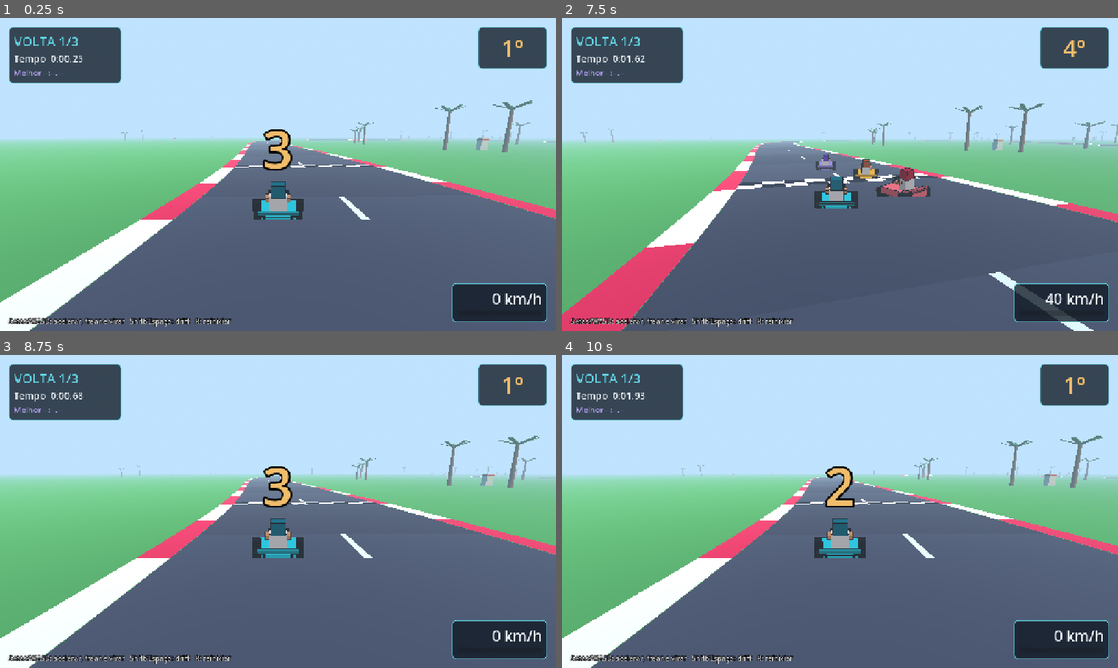
Above: before the commit, frames 1-4 (two rows, left to right).
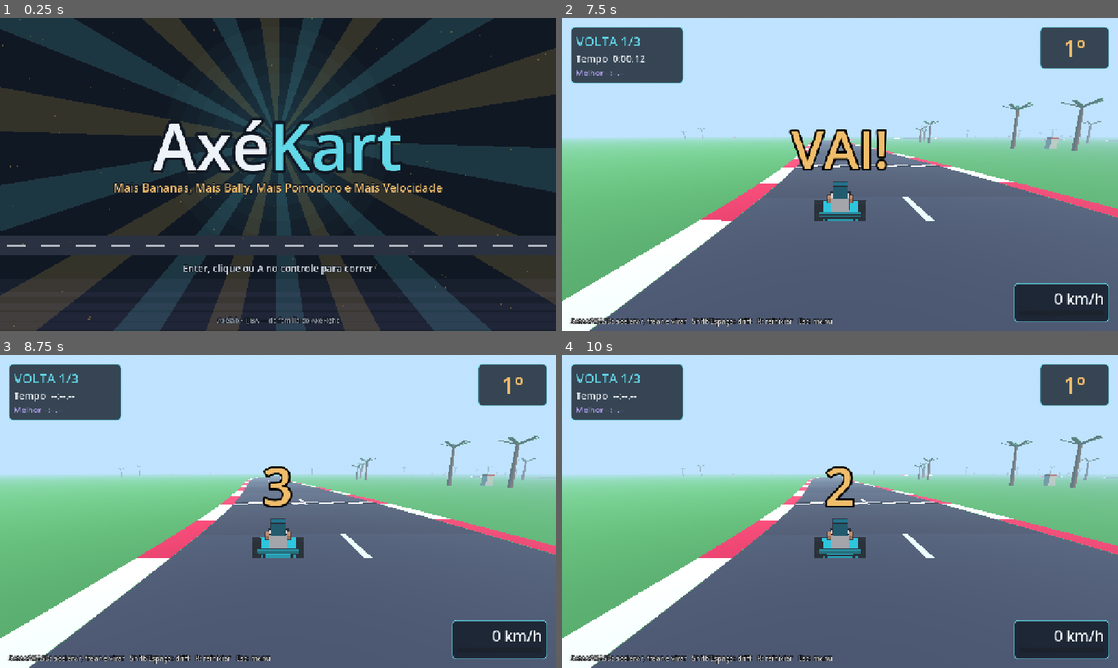
Above: after the commit, the same moments.

Repository: AbreuVin/AxeKart-World
Game: Godot game, scene res://scenes/ui/FrontEnd.tscn
Two runs of this game, one before a commit and one after it. Both use one fixed random seed, a clock stepped at 60 frames per second and the inputs below. Before the commit the project starts from res://scenes/Main.tscn.
Inputs (mouse positions are in pixels of both pictures, inside the frame that each line leads up to):
- Up to frame 1 (0.25 s): no input
- Up to frame 2 (7.5 s): tap Enter at 0.5, 3.05, 3.6 s; move the mouse to (962, 158) at 0.52 s; hold Right (direita) 0.53-1.28 s; hold Up (acelerar) 0.53-1.28 s; click (962, 158) at 0.67 s; tap Space at 0.77, 1.07, 1.52, 1.82, 2, 3.02, 3.32, 3.77, 4.07, 4.52, 4.55, 4.82, 5.1, 6.02, 6.32, 6.77, 7.07 s; tap Shift (drift) at 0.8, 1.35, 6.05 s; move the mouse to (728, 190) at 1.27 s; hold S 1.28-2.03 s; click (728, 190) at 1.42 s; tap Down (frear) at 1.55, 6.8, 7.35 s; move the mouse to (895, 105) at 2.02 s; hold Right (direita) 2.03-2.78 s; hold Down (frear) 2.03-2.78 s; click (895, 105) at 2.17 s; tap R (reiniciar) at 2.3, 2.85 s; move the mouse to (812, 237) at 2.77 s; hold W 2.78-3.53 s; click (812, 237) at 2.92 s; move the mouse to (1006, 221) at 3.52 s; hold Left (esquerda) 3.53-5.03 s; click (1006, 221) at 3.67 s; tap Keypad Enter at 3.8, 4.35 s; tap Escape at 4.15 s; move the mouse to (673, 127) at 4.27 s; click (673, 127) at 4.42 s; move the mouse to (867, 174) at 5.02 s; hold S 5.03-5.78 s; hold Up (acelerar) 5.03-5.78 s; click (867, 174) at 5.17 s; move the mouse to (756, 96) at 5.77 s; hold Right (direita) 5.78-6.53 s; tap Up (acelerar) at 5.85 s; click (756, 96) at 5.92 s; move the mouse to (962, 158) at 6.52 s; hold W 6.53-7.28 s; hold Shift (drift) 6.53-7.28 s; click (962, 158) at 6.67 s; move the mouse to (728, 190) at 7.27 s; hold Right (direita) from 7.28 s (still down); click (728, 190) at 7.42 s
- Up to frame 3 (8.75 s): tap Space at 7.52, 7.82 s; tap R (reiniciar) at 7.55 s; move the mouse to (333, 442) at 8.02 s; release Right (direita) at 8.03 s; hold S from 8.03 s (still down); hold R (reiniciar) from 8.03 s (still down); click (333, 442) at 8.17 s; tap Enter at 8.3 s
- Up to frame 4 (10 s): move the mouse to (812, 574) at 8.77 s; release S at 8.78 s; release R (reiniciar) at 8.78 s; hold Left (esquerda) 8.78-9.53 s; tap Enter at 8.85 s; click (812, 574) at 8.92 s; tap Space at 9.02, 9.32, 9.77, 9.8 s; tap Keypad Enter at 9.05, 9.6 s; move the mouse to (1006, 558) at 9.52 s; hold W from 9.53 s (still down); click (1006, 558) at 9.67 s

The runs differ from the first frame. In frame 1, 98% of the frame differs, in the area x 0-100%, y 0-100%; in frame 2, 14%; in frame 3, 0.2%; in frame 4, 0.2%.

Commit message:
Tela inicial da família do AxéFight (0.1.1)
Marca AxéKart com raios ciano e dourados, poeira e névoa em movimento,
kart passando e o subtítulo "Mais Bananas, Mais Bally, Mais Pomodoro e
Mais Velocidade". Enter/clique/toque/A iniciam; Esc volta ao menu; relógio
só corre após o VAI!. Novo test_frontend_runner no CI.

Co-Authored-By: Claude Opus 5.5 <noreply@anthropic.com>
Claude-Session: https://claude.ai/code/session_01DKNKwCZT87sHqpGDf2T2Vk

Diff:
--- a/project.godot
+++ b/project.godot
@@ -4,8 +4,8 @@
 [application]
 
 config/name="AxéKart"
-config/version="0.1.0"
-run/main_scene="res://scenes/Main.tscn"
+config/version="0.1.1"
+run/main_scene="res://scenes/ui/FrontEnd.tscn"
 config/features=PackedStringArray("4.7", "GL Compatibility")
 
 [display]
--- /dev/null
+++ b/scenes/ui/FrontEnd.tscn
@@ -0,0 +1,10 @@
+[gd_scene load_steps=2 format=3]
+
+[ext_resource type="Script" path="res://scripts/ui/front_end.gd" id="1"]
+
+[node name="FrontEnd" type="Control"]
+layout_mode = 3
+anchors_preset = 15
+anchor_right = 1.0
+anchor_bottom = 1.0
+script = ExtResource("1")
--- a/scripts/kart/kart.gd
+++ b/scripts/kart/kart.gd
@@ -77,7 +77,8 @@
 
 
 func step(delta: float) -> void:
-	race_time += delta
+	if controls_enabled:
+		race_time += delta
 	var throttle: float = input.throttle if controls_enabled else 0.0
 	var brake: float = input.brake if controls_enabled else 0.0
 	var steer: float = clampf(input.steer, -1.0, 1.0) if controls_enabled else 0.0
--- a/scripts/race/race.gd
+++ b/scripts/race/race.gd
@@ -113,6 +113,8 @@
 func _unhandled_input(event: InputEvent) -> void:
 	if event.is_action_pressed("reiniciar"):
 		get_tree().reload_current_scene()
+	elif event is InputEventKey and event.pressed and event.keycode == KEY_ESCAPE:
+		get_tree().change_scene_to_file("res://scenes/ui/FrontEnd.tscn")
 
 
 func standings() -> Array[Kart]:
--- /dev/null
+++ b/scripts/ui/front_end.gd
@@ -0,0 +1,153 @@
+class_name FrontEnd
+extends Control
+## Tela inicial do AxéKart: mesma família da tela do AxéFight
+## (marca com raios ciano e dourados, névoa/poeira leve em movimento).
+
+const TITLE_A := "Axé"
+const TITLE_B := "Kart"
+const SUBTITLE := "Mais Bananas, Mais Bally, Mais Pomodoro e Mais Velocidade"
+const RACE_SCENE := "res://scenes/Main.tscn"
+const KART_SHEET := "res://assets/karts/ciano/sprites/sheet.png"
+
+var _t := 0.0
+var _dust: Array[Vector3] = []   # x, y, velocidade
+var _kart_tex: Texture2D
+var _kart_x := -200.0
+var _starting := false
+var _rng := RandomNumberGenerator.new()
+
+
+func _ready() -> void:
+	set_anchors_preset(Control.PRESET_FULL_RECT)
+	mouse_filter = Control.MOUSE_FILTER_IGNORE
+	PlayerInput.ensure_actions()
+	_rng.seed = 7
+	for i in 70:
+		_dust.append(Vector3(_rng.randf() * 1280.0, _rng.randf() * 720.0, _rng.randf_range(8.0, 30.0)))
+	_kart_tex = load(KART_SHEET)
+
+	var title := HBoxContainer.new()
+	title.alignment = BoxContainer.ALIGNMENT_CENTER
+	title.position = Vector2(0, 190)
+	title.size = Vector2(1280, 170)
+	title.add_theme_constant_override("separation", 0)
+	add_child(title)
+	title.add_child(_title_label(TITLE_A, InterfaceTheme.TEXT))
+	title.add_child(_title_label(TITLE_B, InterfaceTheme.P1))
+
+	var sub := _label(SUBTITLE, 26, InterfaceTheme.ALERT)
+	sub.name = "Subtitle"
+	sub.position = Vector2(0, 372)
+	sub.size = Vector2(1280, 40)
+	add_child(sub)
+
+	var hint := _label("Enter, clique ou A no controle para correr", 22, InterfaceTheme.TEXT)
+	hint.name = "Hint"
+	hint.position = Vector2(0, 560)
+	hint.size = Vector2(1280, 40)
+	add_child(hint)
+
+	var credit := _label("Axélab • TJBA — da família do AxéFight", 15, Color(InterfaceTheme.TEXT, 0.6))
+	credit.position = Vector2(0, 684)
+	credit.size = Vector2(1280, 24)
+	add_child(credit)
+
+
+func _title_label(text: String, color: Color) -> Label:
+	var l := Label.new()
+	l.text = text
+	l.add_theme_font_size_override("font_size", 150)
+	l.add_theme_color_override("font_color", color)
+	l.add_theme_color_override("font_outline_color", InterfaceTheme.INK)
+	l.add_theme_constant_override("outline_size", 26)
+	l.add_theme_color_override("font_shadow_color", Color(InterfaceTheme.GOLD, 0.55))
+	l.add_theme_constant_override("shadow_offset_x", 0)
+	l.add_theme_constant_override("shadow_offset_y", 6)
+	return l
+
+
+func _label(text: String, size: int, color: Color) -> Label:
+	var l := Label.new()
+	l.text = text
+	l.horizontal_alignment = HORIZONTAL_ALIGNMENT_CENTER
+	l.add_theme_font_size_override("font_size", size)
+	l.add_theme_color_override("font_color", color)
+	l.add_theme_color_override("font_outline_color", InterfaceTheme.INK)
+	l.add_theme_constant_override("outline_size", 8)
+	return l
+
+
+func _process(delta: float) -> void:
+	_t += delta
+	for i in _dust.size():
+		var d := _dust[i]
+		d.x += d.z * delta
+		d.y -= d.z * 0.3 * delta
+		if d.x > 1290.0 or d.y < -10.0:
+			d = Vector3(-10.0, _rng.randf() * 720.0, d.z)
+		_dust[i] = d
+	_kart_x += 260.0 * delta
+	if _kart_x > 1480.0:
+		_kart_x = -260.0
+	var hint := get_node_or_null("Hint")
+	if hint:
+		hint.modulate.a = 0.55 + 0.45 * sin(_t * 3.0)
+	queue_redraw()
+
+
+func _draw() -> void:
+	# fundo: tinta do Axé Fight com leve degradê
+	draw_rect(Rect2(0, 0, 1280, 720), InterfaceTheme.INK)
+	var center := Vector2(640, 280)
+	# raios ciano e dourados girando atrás da marca
+	var rays := 18
+	for i in rays:
+		var a0 := _t * 0.12 + TAU * i / rays
+		var a1 := a0 + TAU / rays * 0.45
+		var col := InterfaceTheme.P1 if i % 2 == 0 else InterfaceTheme.GOLD
+		col.a = 0.16
+		draw_colored_polygon(PackedVector2Array([center,
+			center + Vector2.from_angle(a0) * 1100.0,
+			center + Vector2.from_angle(a1) * 1100.0]), col)
+	# halo
+	for r in 6:
+		draw_circle(center, 260.0 - r * 36.0, Color(InterfaceTheme.P1, 0.025))
+	# névoa no chão
+	for band in 5:
+		var y := 600.0 + band * 26.0 + sin(_t * 0.7 + band) * 6.0
+		draw_rect(Rect2(0, y, 1280, 40), Color(InterfaceTheme.P2, 0.05))
+	# pista estilizada
+	draw_rect(Rect2(0, 500, 1280, 46), Color("#2a3140"))
+	for i in 20:
+		var x := fposmod(i * 80.0 - _t * 260.0, 1600.0) - 160.0
+		draw_rect(Rect2(x, 520, 44, 6), Color(InterfaceTheme.TEXT, 0.7))
+	# kart passando (quadro de lado da folha de 8 direções)
+	if _kart_tex:
+		var src := Rect2(128 * 6, 0, 128, 128)
+		draw_texture_rect_region(_kart_tex, Rect2(_kart_x, 412, 128, 128), src)
+		for s in 4:
+			draw_circle(Vector2(_kart_x - 8 - s * 18, 520 - s * 3), 6.0 - s, Color(InterfaceTheme.TEXT, 0.25 - s * 0.05))
+	# poeira
+	for d in _dust:
+		draw_circle(Vector2(d.x, d.y), 1.6, Color(InterfaceTheme.GOLD, 0.35))
+
+
+func _input(event: InputEvent) -> void:
+	var go := false
+	if event is InputEventKey and event.pressed and not event.echo:
+		go = event.keycode in [KEY_ENTER, KEY_KP_ENTER, KEY_SPACE]
+	elif event is InputEventMouseButton and event.pressed:
+		go = true
+	elif event is InputEventScreenTouch and event.pressed:
+		go = true
+	elif event is InputEventJoypadButton and event.pressed:
+		go = event.button_index in [JOY_BUTTON_A, JOY_BUTTON_START]
+	if go:
+		start_race()
+
+
+func start_race() -> void:
+	if _starting:
+		return
+	_starting = true
+	get_tree().change_scene_to_file(RACE_SCENE)
--- a/scripts/ui/hud.gd
+++ b/scripts/ui/hud.gd
@@ -50,7 +50,7 @@
 	add_child(center_label)
 
 	hint_label = Label.new()
-	hint_label.text = "Setas/WASD: acelerar, frear e virar   Shift/Espaço: drift   R: reiniciar"
+	hint_label.text = "Setas/WASD: acelerar, frear e virar   Shift/Espaço: drift   R: reiniciar   Esc: menu"
 	hint_label.add_theme_font_size_override("font_size", 16)
 	hint_label.add_theme_color_override("font_color", Color(1, 1, 1, 0.8))
 	hint_label.add_theme_color_override("font_outline_color", Color.BLACK)
--- /dev/null
+++ b/tests/scripts/test_frontend_runner.gd
@@ -0,0 +1,27 @@
+extends TestBase
+## Tela inicial: marca, subtítulo aprovado, tokens do Axé Fight e cena de corrida válida.
+
+var _ran := false
+
+
+func _process(_delta: float) -> bool:
+	if not _ran:
+		_ran = true
+		_run()
+	return false
+
+
+func _run() -> void:
+	print("[test_frontend]")
+	var fe := FrontEnd.new()
+	root.add_child(fe)
+	var sub := fe.get_node_or_null("Subtitle") as Label
+	check(sub != null, "subtítulo existe")
+	if sub:
+		check(sub.text == "Mais Bananas, Mais Bally, Mais Pomodoro e Mais Velocidade", "subtítulo aprovado pelo usuário")
+	check(FrontEnd.TITLE_A + FrontEnd.TITLE_B == "AxéKart", "marca AxéKart")
+	check(ResourceLoader.exists(FrontEnd.RACE_SCENE), "cena da corrida existe")
+	check(ProjectSettings.get_setting("application/run/main_scene") == "res://scenes/ui/FrontEnd.tscn", "jogo abre na tela inicial")
+	check(InterfaceTheme.P1 == Color("#62d8e8") and InterfaceTheme.P2 == Color("#b5a2f3") and InterfaceTheme.INK == Color("#101823"),
+		"tokens iguais aos do Axé Fight")
+	finish()
Not shown, added: scripts/ui/front_end.gd.uid
Not shown, added: tests/scripts/test_frontend_runner.gd.uid
Not shown, changed: AGENTS.md
Not shown, changed: CHANGELOG.md
Not shown, changed: docs/DESIGN_GUIDE.md
